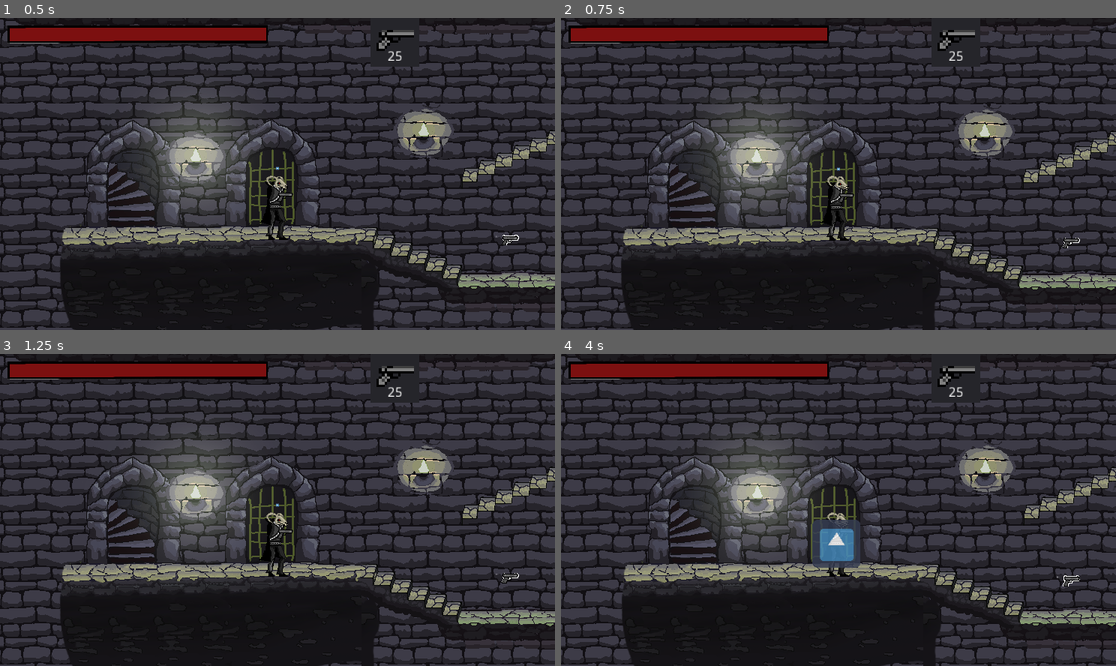
Above: before the commit, frames 1-4 (two rows, left to right).
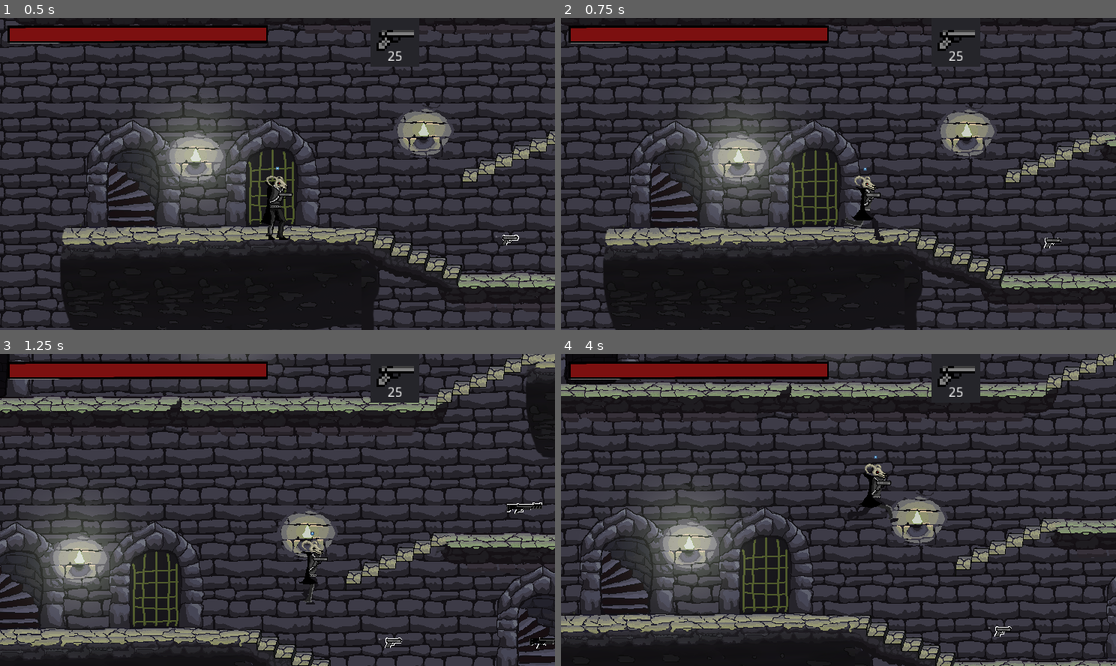
Above: after the commit, the same moments.

Repository: IgorBayerl/godot-game-liliths-crusade
Game: Godot game, scene res://src/Scenes/Main.tscn
Two runs of this game, one before a commit and one after it. Both use one fixed random seed, a clock stepped at 60 frames per second and the inputs below. The engine's default icon, where the game draws it, is replaced by a stand-in: a white triangle on a blue panel in a dark square.
Inputs (mouse positions are in pixels of both pictures, inside the frame that each line leads up to):
- Up to frame 1 (0.5 s): no input
- Up to frame 2 (0.75 s): move the mouse to (960, 158) at 0.52 s; hold D (move_RIGHT, bound only after the commit) from 0.53 s (still down); tap 1 (Gun_1) at 0.6 s; click (960, 158) at 0.67 s
- Up to frame 3 (1.25 s): keep holding D (move_RIGHT, bound only after the commit); tap J (jump, bound only after the commit) at 0.77 s
- Up to frame 4 (4 s): release D (move_RIGHT, bound only after the commit) at 1.25 s; drag from (727, 525) to (860, 538) at 1.27 s; move the mouse to (894, 441) at 2.02 s; hold A (move_LEFT, bound only after the commit) 2.03-2.75 s; tap 3 (Gun_3) at 2.1 s; drag from (810, 572) to (672, 463) at 2.77 s; move the mouse to (1005, 556) at 3.52 s; hold D (move_RIGHT, bound only after the commit) from 3.53 s (still down); tap Z (hability, bound only before the commit) at 3.6 s; tap J (jump, bound only after the commit) at 3.77 s

Frame 1 is identical in both runs. In frame 2, 28% of the frame differs, in the area x 0-100%, y 0-100%; in frame 3, 59%; in frame 4, 58%.

Commit message:
Revert "remap controls"
This reverts commit 59fcd633af5c1cdd1cd66c7eecffa4d8ac5ffa8f.

Diff:
--- a/project.godot
+++ b/project.godot
@@ -53,42 +53,42 @@
 }
 shoot={
 "deadzone": 0.5,
-"events": [ Object(InputEventKey,"resource_local_to_scene":false,"resource_name":"","device":0,"alt":false,"shift":false,"control":false,"meta":false,"command":false,"pressed":false,"scancode":67,"unicode":0,"echo":false,"script":null)
+"events": [ Object(InputEventKey,"resource_local_to_scene":false,"resource_name":"","device":0,"alt":false,"shift":false,"control":false,"meta":false,"command":false,"pressed":false,"scancode":75,"unicode":0,"echo":false,"script":null)
  ]
 }
 interact={
 "deadzone": 0.5,
-"events": [ Object(InputEventKey,"resource_local_to_scene":false,"resource_name":"","device":0,"alt":false,"shift":false,"control":false,"meta":false,"command":false,"pressed":false,"scancode":88,"unicode":0,"echo":false,"script":null)
+"events": [ Object(InputEventKey,"resource_local_to_scene":false,"resource_name":"","device":0,"alt":false,"shift":false,"control":false,"meta":false,"command":false,"pressed":false,"scancode":72,"unicode":0,"echo":false,"script":null)
  ]
 }
 jump={
 "deadzone": 0.5,
-"events": [ Object(InputEventKey,"resource_local_to_scene":false,"resource_name":"","device":0,"alt":false,"shift":false,"control":false,"meta":false,"command":false,"pressed":false,"scancode":32,"unicode":0,"echo":false,"script":null)
+"events": [ Object(InputEventKey,"resource_local_to_scene":false,"resource_name":"","device":0,"alt":false,"shift":false,"control":false,"meta":false,"command":false,"pressed":false,"scancode":74,"unicode":0,"echo":false,"script":null)
  ]
 }
 hability={
 "deadzone": 0.5,
-"events": [ Object(InputEventKey,"resource_local_to_scene":false,"resource_name":"","device":0,"alt":false,"shift":false,"control":false,"meta":false,"command":false,"pressed":false,"scancode":90,"unicode":0,"echo":false,"script":null)
+"events": [ Object(InputEventKey,"resource_local_to_scene":false,"resource_name":"","device":0,"alt":false,"shift":false,"control":false,"meta":false,"command":false,"pressed":false,"scancode":76,"unicode":0,"echo":false,"script":null)
  ]
 }
 move_UP={
 "deadzone": 0.5,
-"events": [ Object(InputEventKey,"resource_local_to_scene":false,"resource_name":"","device":0,"alt":false,"shift":false,"control":false,"meta":false,"command":false,"pressed":false,"scancode":16777232,"unicode":0,"echo":false,"script":null)
+"events": [ Object(InputEventKey,"resource_local_to_scene":false,"resource_name":"","device":0,"alt":false,"shift":false,"control":false,"meta":false,"command":false,"pressed":false,"scancode":87,"unicode":0,"echo":false,"script":null)
  ]
 }
 move_DOWN={
 "deadzone": 0.5,
-"events": [ Object(InputEventKey,"resource_local_to_scene":false,"resource_name":"","device":0,"alt":false,"shift":false,"control":false,"meta":false,"command":false,"pressed":false,"scancode":16777234,"unicode":0,"echo":false,"script":null)
+"events": [ Object(InputEventKey,"resource_local_to_scene":false,"resource_name":"","device":0,"alt":false,"shift":false,"control":false,"meta":false,"command":false,"pressed":false,"scancode":83,"unicode":0,"echo":false,"script":null)
  ]
 }
 move_LEFT={
 "deadzone": 0.5,
-"events": [ Object(InputEventKey,"resource_local_to_scene":false,"resource_name":"","device":0,"alt":false,"shift":false,"control":false,"meta":false,"command":false,"pressed":false,"scancode":16777231,"unicode":0,"echo":false,"script":null)
+"events": [ Object(InputEventKey,"resource_local_to_scene":false,"resource_name":"","device":0,"alt":false,"shift":false,"control":false,"meta":false,"command":false,"pressed":false,"scancode":65,"unicode":0,"echo":false,"script":null)
  ]
 }
 move_RIGHT={
 "deadzone": 0.5,
-"events": [ Object(InputEventKey,"resource_local_to_scene":false,"resource_name":"","device":0,"alt":false,"shift":false,"control":false,"meta":false,"command":false,"pressed":false,"scancode":16777233,"unicode":0,"echo":false,"script":null)
+"events": [ Object(InputEventKey,"resource_local_to_scene":false,"resource_name":"","device":0,"alt":false,"shift":false,"control":false,"meta":false,"command":false,"pressed":false,"scancode":68,"unicode":0,"echo":false,"script":null)
  ]
 }
 Gun_1={
